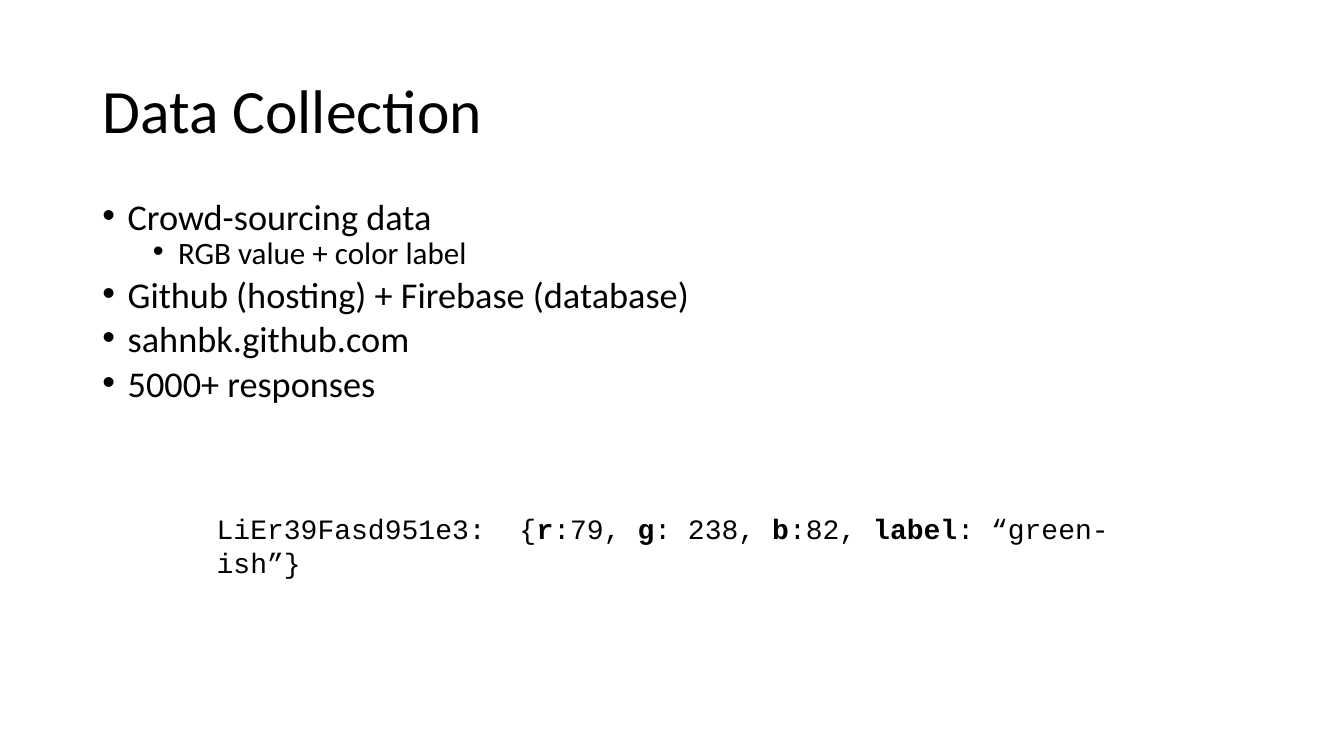
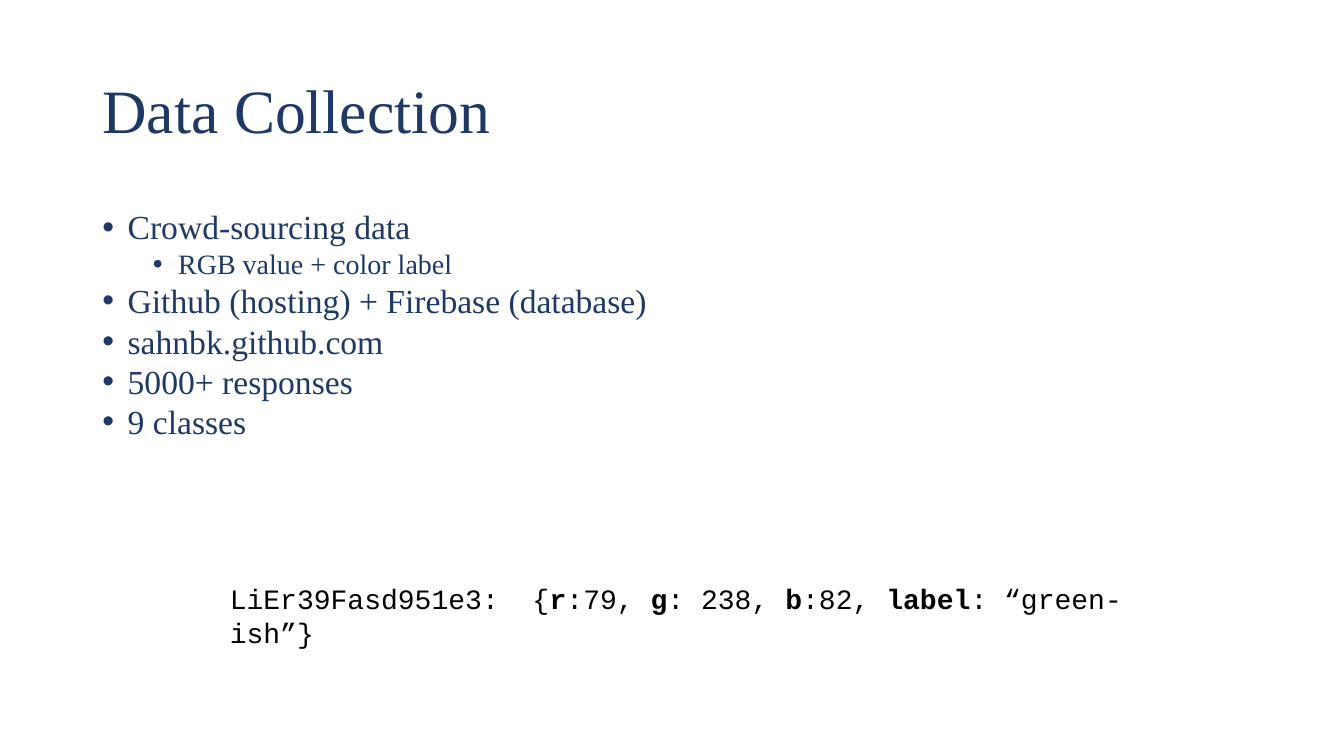
Before and after one commit to notadilnaqvi/color-classifier, a slide deck: slide 4 of Color-Classifier.pptx. Drawn at 1344x756 pixels with LibreOffice and Linux fonts; fonts in the diff are those of the drawing. Boxes give left, top, right and bottom in pixels: in the first picture for what was removed or moved away, otherwise in the second. Text is boxed around its words. In the diff, an @@ line names an element or a change of style, - is before the commit and + after.

```diff
--- a/Color-Classifier.pptx
+++ b/Color-Classifier.pptx
@@ title "Data Collection" at <box>102,90,490,134</box>: font Calibri to Times New Roman, text colour #000000 to #203864 @@
@@ text at <box>128,215,647,401</box>: size 25.9 to 24 pt in "Crowd-sourcing data", "Github (hosting) + Firebase (database)", "sahnbk.github.com", "5000+ responses"; font Calibri to Times New Roman, text colour #000000 to #203864; size 22.2 to 20 pt in "RGB value + color label"; line spacing 0.7 to 1; less space between paragraphs @@
@@ text at <box>128,410,246,435</box>: paragraph added @@
+• 9 classes
@@ text "LiEr39Fasd951e3: {r:79, g: 238, b:82, ...": place and size @@
-text "LiEr39Fasd951e3: {r:79, g: 238, b:82, ..." at <box>217,520,1109,545</box>
+text "LiEr39Fasd951e3: {r:79, g: 238, b:82, ..." at <box>230,590,1122,615</box>
```
Also in this commit, not shown: 5 other slides changed, 1 slide added, 1 slide removed, 3 other files.
